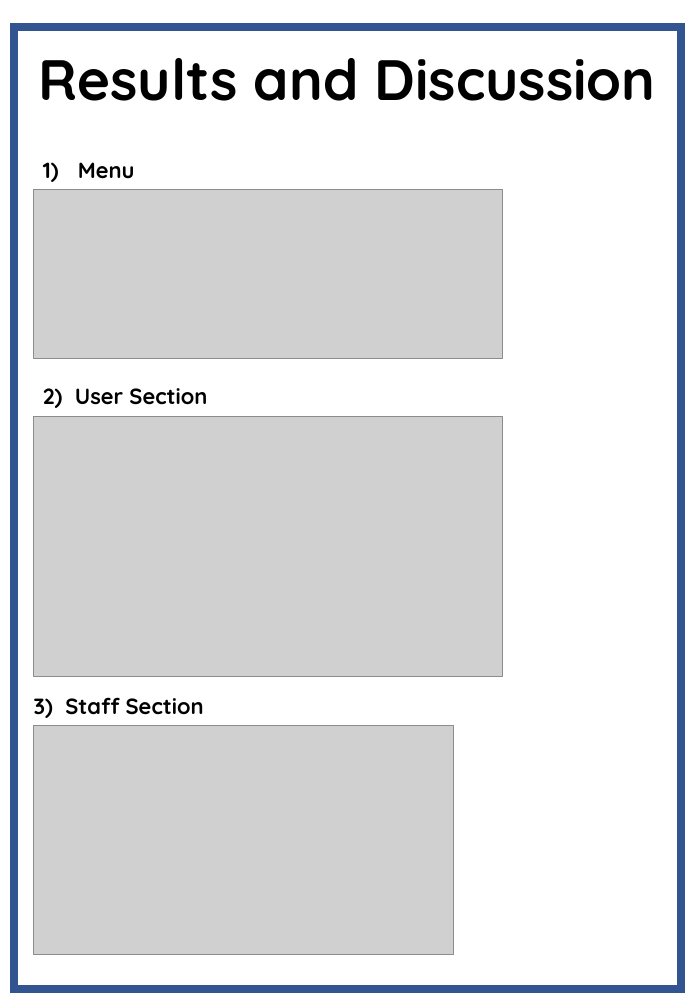
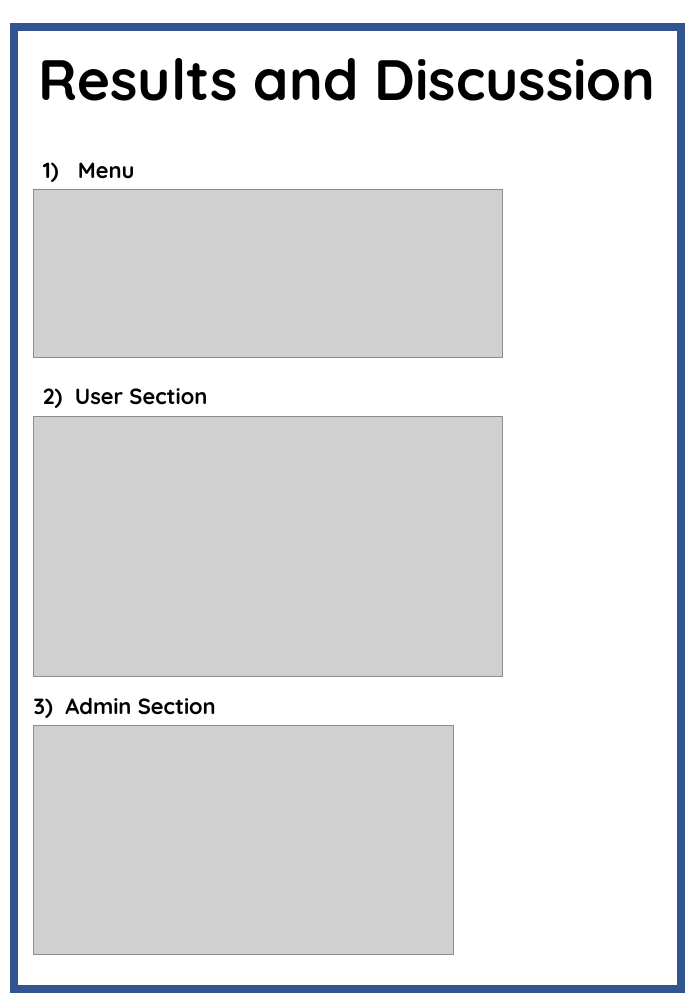
Before and after one commit to Agentgilspy/Hotel, a slide deck: slide 23 of Computer Project.pptx. Drawn at 698x1008 pixels with LibreOffice and Linux fonts; fonts in the diff are those of the drawing; grey boxes stand for pictures. Boxes give left, top, right and bottom in pixels: in the first picture for what was removed or moved away, otherwise in the second. Text is boxed around its words. In the diff, an @@ line names an element or a change of style, - is before the commit and + after.

```diff
--- a/Computer Project.pptx
+++ b/Computer Project.pptx
@@ text at [34,697,216,718]: text changed @@
-3) Staff Section
+3) Admin Section
```
Also in this commit, not shown: 13 other slides changed, 3 slides added, 2 slides removed.
